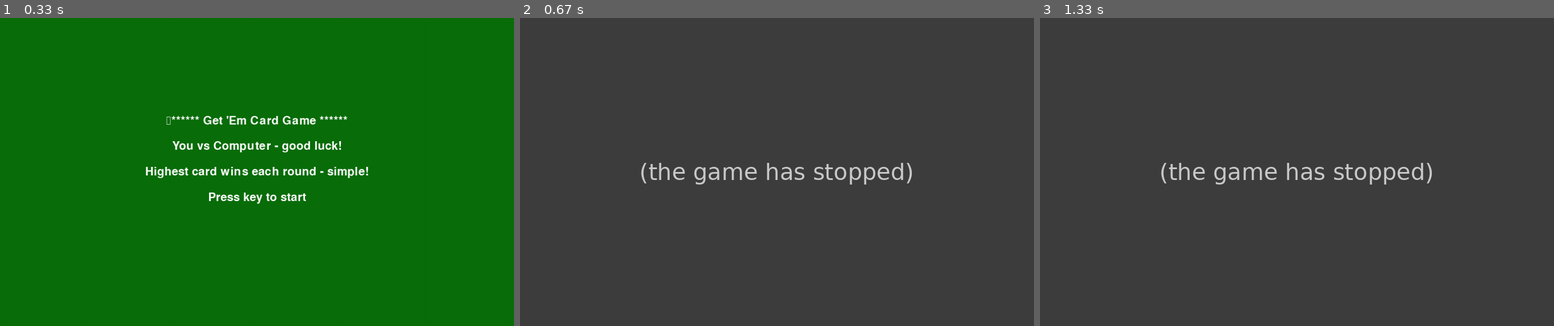
Above: before the commit, frames 1-3 (left to right).
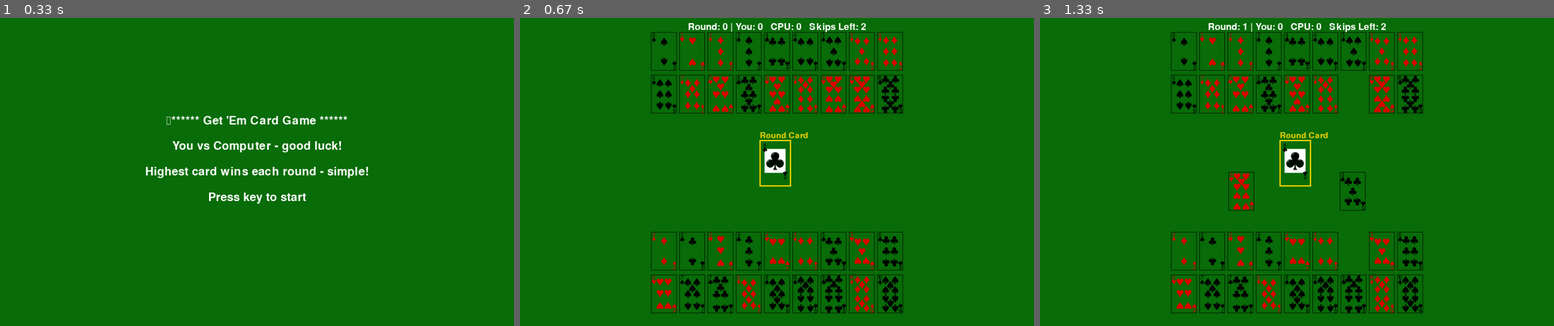
Above: after the commit, the same moments.

Repository: taeheon21/Card-Game-
Game: pygame game, started from PygameUI.py
Two runs of this game, one before a commit and one after it. Both use one fixed random seed, a clock stepped at 60 frames per second and the inputs below.
Inputs (mouse positions are in pixels of both pictures, inside the frame that each line leads up to):
- Up to frame 1 (0.33 s): no input
- Up to frame 2 (0.67 s): tap Enter at 0.33 s
- Up to frame 3 (1.33 s): click (1348, 239) at 0.72 s

Frame 1 is identical in both runs. In frame 2, 100% of the frame differs, in the area x 0-100%, y 0-100%; in frame 3, 100%.
Error before the commit: AttributeError: 'Player' object has no attribute 'get_rank' (game.py line 124); the game stopped at 0.33 s (later frames are placeholders)

Commit message:
Update Player.py
I add def get_rank. To run train_AI.py

Diff:
--- a/game_logic/Player.py
+++ b/game_logic/Player.py
@@ -1,4 +1,4 @@
-class Player: #5676101 (all of it)
+class Player: #5676101 (all of it, except def get_rank)
 
     #Represents a player in the card game and tracks the player's hand, score, and special abilities like skip turns.
 #For use when programming cpu as boolean (probably): #self.human = human  # Check whether this is a human or AI player
@@ -48,3 +48,7 @@
         #Extract the number from a card string. Example: From '10 of clubs' -> '10'
 
         return card[:-1]
+
+    def get_rank(self, card): # 5662884 (I add these codes to run train_AI.py)
+        rank_str = card[:-1]  # 10H' -> '10', '2S' -> '2'
+        return int(rank_str)  # change into interger
